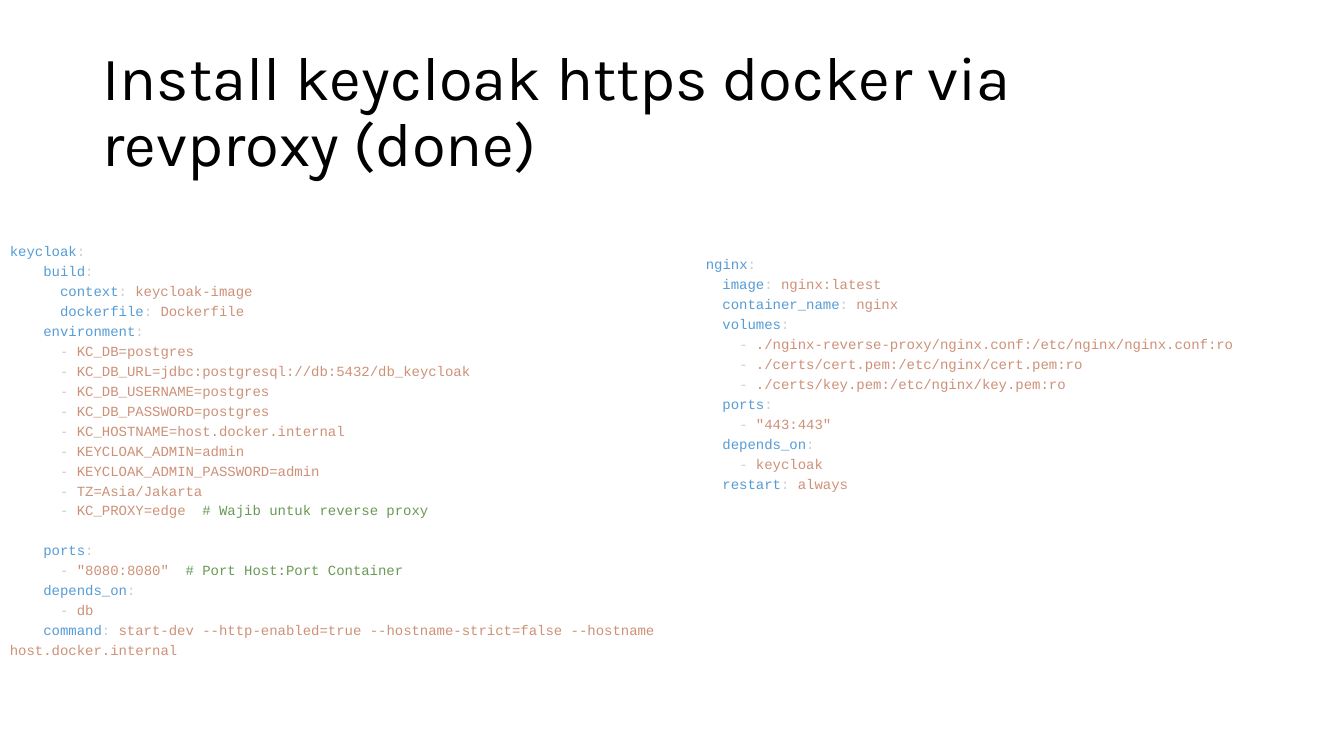
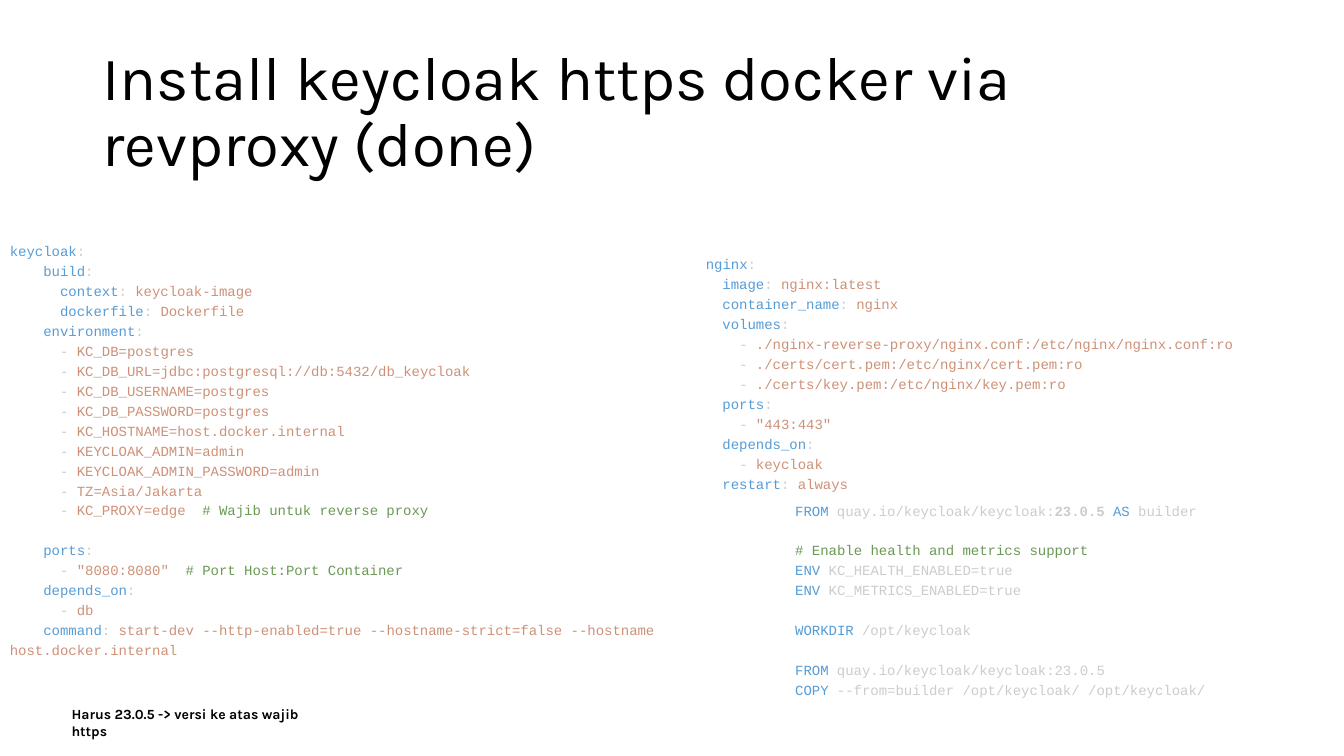
Before and after one commit to koharudin/sso-brin-compose, a slide deck: slide 6 of docs/sso.pptx. Drawn at 1344x756 pixels with LibreOffice and Linux fonts; fonts in the diff are those of the drawing. Boxes give left, top, right and bottom in pixels: in the first picture for what was removed or moved away, otherwise in the second. Text is boxed around its words. In the diff, an @@ line names an element or a change of style, - is before the commit and + after.

```diff
--- a/docs/sso.pptx
+++ b/docs/sso.pptx
@@ text added at bbox=[795, 506, 1205, 698], 10 pt, text #CCCCCC @@
+FROM quay.io/keycloak/keycloak:23.0.5 AS builder
+# Enable health and metrics support
+ENV KC_HEALTH_ENABLED=true
+ENV KC_METRICS_ENABLED=true
+WORKDIR /opt/keycloak
+FROM quay.io/keycloak/keycloak:23.0.5
+COPY --from=builder /opt/keycloak/ /opt/keycloak/
@@ text added at bbox=[72, 709, 299, 740], 10 pt, text #000000, bold @@
+Harus 23.0.5 -> versi ke atas wajib https
```
Also in this commit, not shown: 3 other slides changed, 5 slides added, 4 other files.
